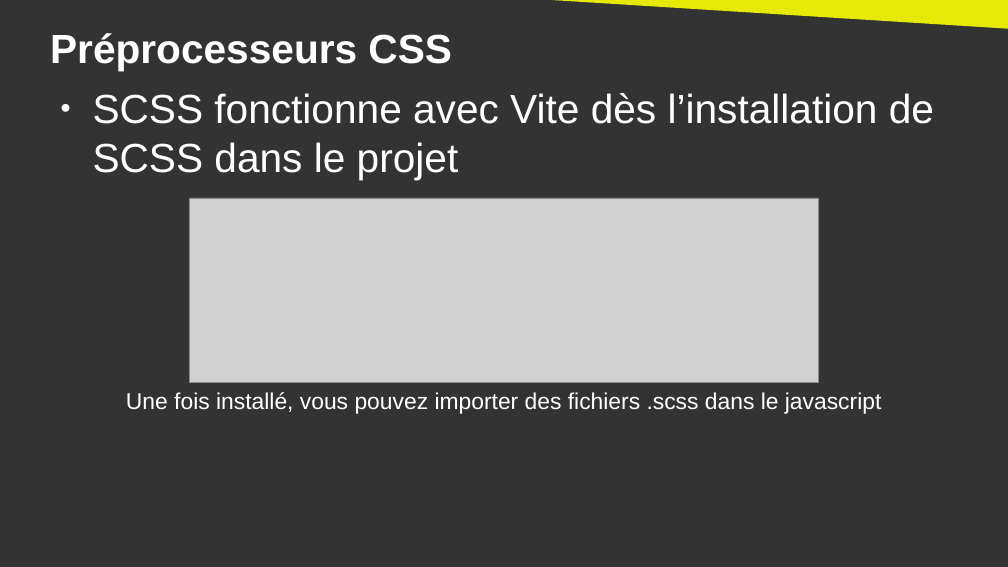
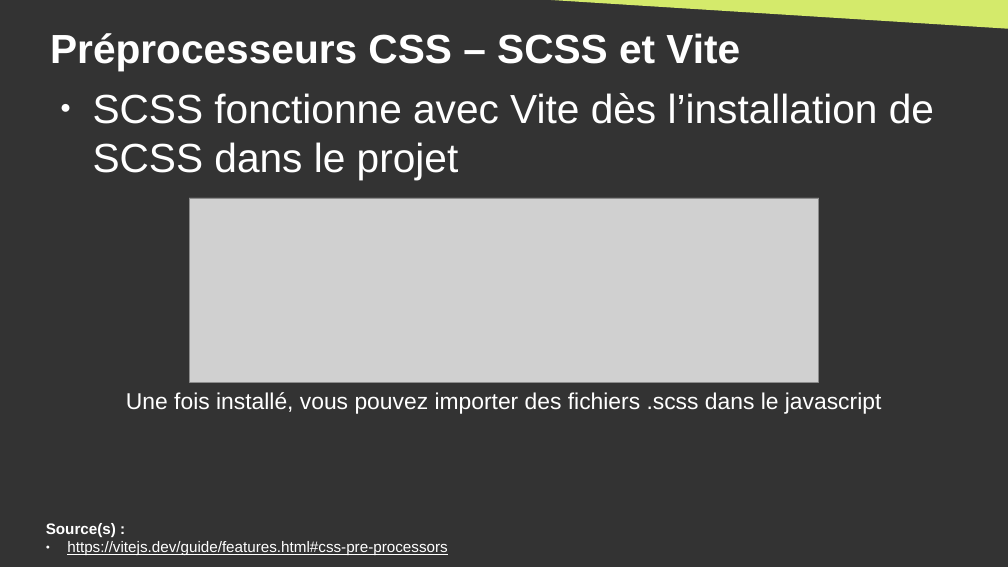
Before and after one commit to DanYellow/cours, a slide deck: slide 26 of developpement-front-s5/travaux-pratiques/numero-4/presentation.odp (slide 25 before the commit). Drawn at 1008x567 pixels with LibreOffice and Linux fonts; fonts in the diff are those of the drawing; grey boxes stand for pictures. Boxes give left, top, right and bottom in pixels: in the first picture for what was removed or moved away, otherwise in the second. Text is boxed around its words. In the diff, an @@ line names an element or a change of style, - is before the commit and + after.

```diff
--- a/developpement-front-s5/travaux-pratiques/numero-4/presentation.odp
+++ b/developpement-front-s5/travaux-pratiques/numero-4/presentation.odp
@@ right triangle at <box>488,0,1008,29</box>: fill #E6E905 to #D4EA6B @@
@@ title at <box>50,33,740,70</box>: text changed @@
-Préprocesseurs CSS
+Préprocesseurs CSS – SCSS et Vite
@@ text added at <box>46,523,447,555</box>, 12 pt, text #FFFFFF, underline @@
+Source(s) :
+● https://vitejs.dev/guide/features.html#css-pre-processors
```
Also in this commit, not shown: 5 other slides changed, 2 slides added, 1 other file.
